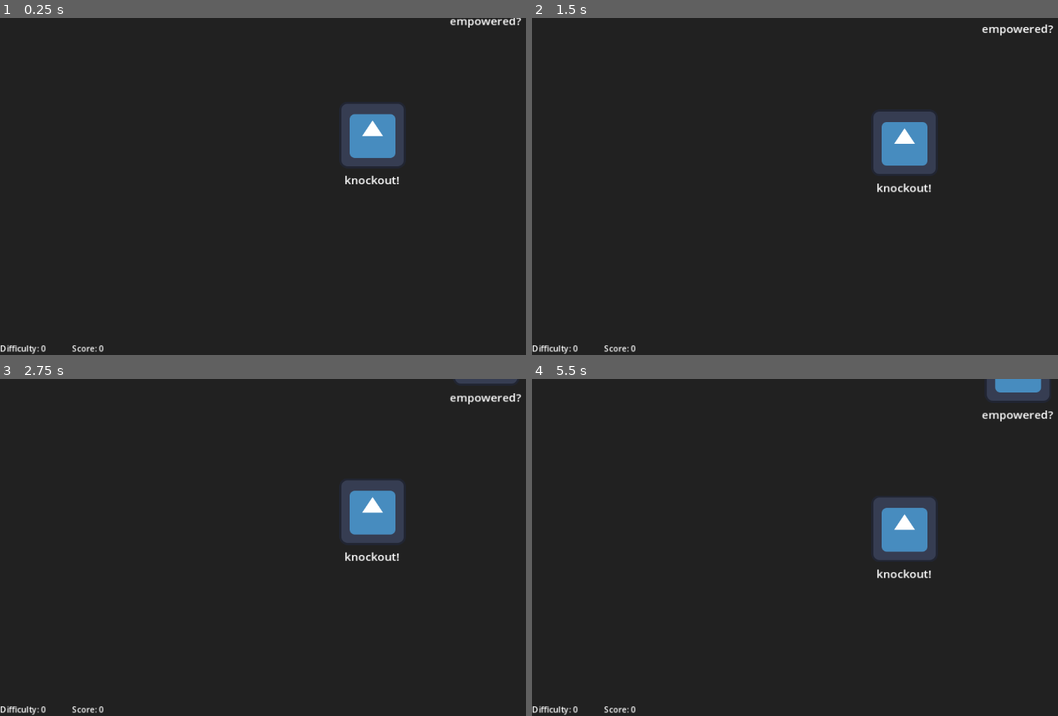
Above: before the commit, frames 1-4 (two rows, left to right).
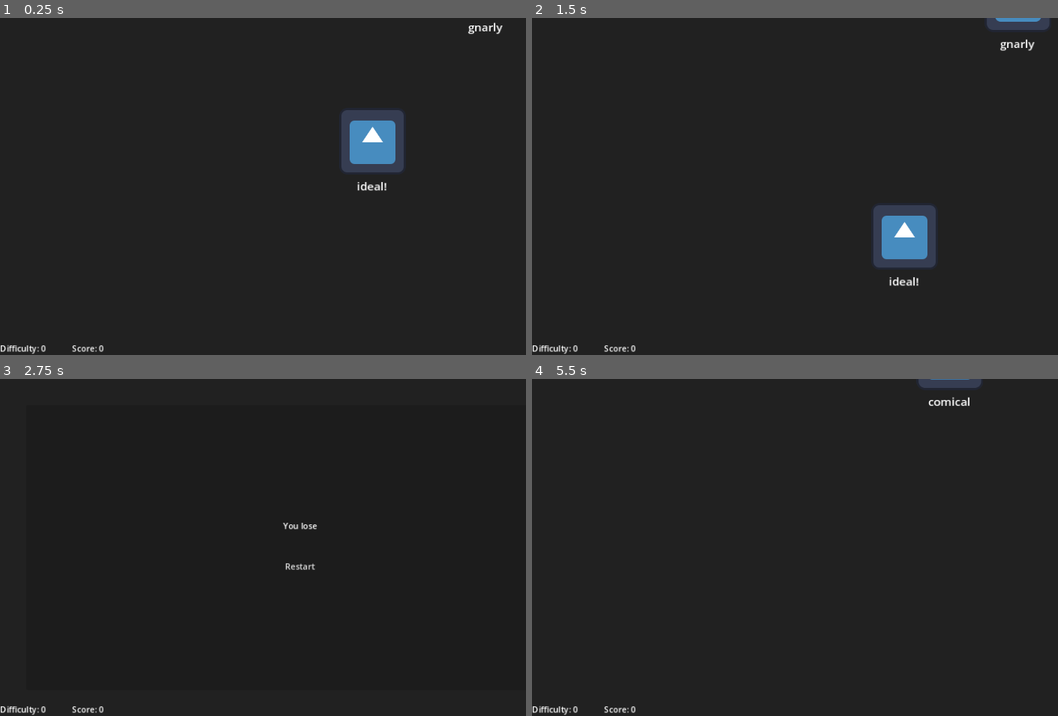
Above: after the commit, the same moments.

Repository: cx-yang/AcerolaJam-XavierYang
Game: Godot game, scene res://main/main.tscn
Two runs of this game, one before a commit and one after it. Both use one fixed random seed, a clock stepped at 60 frames per second and the inputs below. The engine's default icon, where the game draws it, is replaced by a stand-in: a white triangle on a blue panel in a dark square.
Inputs (mouse positions are in pixels of both pictures, inside the frame that each line leads up to):
- Up to frame 1 (0.25 s): no input
- Up to frame 2 (1.5 s): tap Enter at 0.5 s
- Up to frame 3 (2.75 s): no input
- Up to frame 4 (5.5 s): click (831, 567) at 2.75 s, where only the run after the commit has a clickable "Restart"

The runs differ from the first frame. In frame 1, 1.4% of the frame differs, in the area x 64-100%, y 0-52%; in frame 2, 5.2%, in the area x 64-100%, y 0-80%; in frame 3, 2.8%; in frame 4, 3.7%.

Commit message:
light refactoring. Enemies have a small burst of speed to get onto screen.

Diff:
--- a/Prompt_List.gd
+++ b/Prompt_List.gd
@@ -37,7 +37,11 @@
 	"?"
 ]
 
-func get_prompt() -> String:
+var dialogue1 =[
+	"help me"
+]
+
+func get_happy_prompt() -> String:
 	var word_index = randi() % happy_words.size()
 	var special_index = randi() % special_characters.size()
 
--- /dev/null
+++ b/enemy/easy_happy_enemy.tscn
@@ -0,0 +1,6 @@
+[gd_scene load_steps=2 format=3 uid="uid://b52265vmjdaw4"]
+
+[ext_resource type="PackedScene" uid="uid://dm5te3i0gg2l3" path="res://enemy/enemy_base.tscn" id="1_n8atr"]
+
+[node name="EasyHappyEnemy" instance=ExtResource("1_n8atr")]
+speed = 0.2
--- a/enemy/enemy_base.gd
+++ b/enemy/enemy_base.gd
@@ -4,19 +4,26 @@
 @export var green = Color("#639765")
 @export var red = Color("#a65455")
 
+
 @export var speed: float = 0.2
 
 @onready var prompt = $prompt
 @onready var prompt_text = prompt.text
 
+@onready var action_timer = $ActionTimer
+
+var initial_speed: float = 1
+var is_on_screen: bool = false
+
 func _ready():
-	prompt_text = PromptList.get_prompt()
-	prompt.parse_bbcode(set_center_tags(prompt_text))
-
 	SignalManager.difficulty_increased.connect(handle_difficulty_increase)
+	set_happy_prompt()
 
 func _physics_process(delta: float) -> void:
-	global_position.y += speed
+	if !is_on_screen:
+		global_position.y += initial_speed
+	else:
+		global_position.y += speed
 
 func get_prompt() -> String:
 	return prompt_text
@@ -47,3 +54,11 @@
 func handle_difficulty_increase(difficulty: int) -> void:
 	var new_speed = speed + (0.125 * difficulty)
 	speed = clamp(new_speed, speed, 3)
+
+func set_happy_prompt() -> void:
+	prompt_text = PromptList.get_happy_prompt()
+	prompt.parse_bbcode(set_center_tags(prompt_text))
+
+func _on_action_timer_timeout():
+	initial_speed = 0.2
+	is_on_screen = true
--- a/enemy/enemy_base.tscn
+++ b/enemy/enemy_base.tscn
@@ -12,6 +12,7 @@
 
 [node name="EnemyBase" type="CharacterBody2D"]
 script = ExtResource("1_o8la1")
+speed = 3.0
 
 [node name="Sprite2D" type="Sprite2D" parent="."]
 texture = ExtResource("1_qgtue")
@@ -33,3 +34,10 @@
 scroll_active = false
 tab_size = 3
 metadata/_edit_use_anchors_ = true
+
+[node name="ActionTimer" type="Timer" parent="."]
+wait_time = 0.6
+one_shot = true
+autostart = true
+
+[connection signal="timeout" from="ActionTimer" to="." method="_on_action_timer_timeout"]
--- a/main/main.gd
+++ b/main/main.gd
@@ -7,6 +7,7 @@
 @onready var difficulty_timer = $DifficultyTimer
 
 @onready var game_over_screen = $MenuUI/GOMC
+@onready var menu_ui = $MenuUI
 
 var active_enemy: CharacterBody2D = null
 var current_letter_index: int = -1
@@ -16,6 +17,7 @@
 var score: int = 0
 
 var enemy = preload("res://enemy/enemy_base.tscn")
+var easy_happy_enemy = preload("res://enemy/easy_happy_enemy.tscn")
 
 func _ready() -> void:
 	SignalManager.start_game.connect(start_game)
@@ -66,7 +68,7 @@
 	spawn_enemy()
 
 func spawn_enemy() -> void:
-	var enemy_instance = enemy.instantiate()
+	var enemy_instance = easy_happy_enemy.instantiate()
 	var spawns = spawn_container.get_children()
 	var index = randi() % spawns.size()
 
@@ -76,6 +78,11 @@
 
 
 func _on_difficulty_timer_timeout():
+	if difficulty >= 20:
+		difficulty_timer.stop()
+		difficulty = 20
+		return
+
 	difficulty += 1
 	SignalManager.difficulty_increased.emit(difficulty)
 	SignalManager.current_difficulty.emit(difficulty)
@@ -101,3 +108,8 @@
 
 	for enemy in enemy_container.get_children():
 		enemy.queue_free()
+
+
+func _on_area_2d_body_entered(body):
+	game_over()
+	menu_ui.game_over()
--- a/main/main.tscn
+++ b/main/main.tscn
@@ -1,9 +1,12 @@
-[gd_scene load_steps=5 format=3 uid="uid://dt7nflcejhhkc"]
+[gd_scene load_steps=6 format=3 uid="uid://dt7nflcejhhkc"]
 
 [ext_resource type="Script" path="res://main/main.gd" id="1_h8aja"]
 [ext_resource type="PackedScene" uid="uid://cpqk5m62jc80x" path="res://enemy/enemy_container.tscn" id="2_0h28o"]
 [ext_resource type="PackedScene" uid="uid://dm5te3i0gg2l3" path="res://enemy/enemy_base.tscn" id="2_goikc"]
 [ext_resource type="PackedScene" uid="uid://bns64xsow8lv7" path="res://ui/menu_ui.tscn" id="4_6wlta"]
+
+[sub_resource type="RectangleShape2D" id="RectangleShape2D_lhyef"]
+size = Vector2(1184, 20)
 
 [node name="Main" type="Node2D"]
 script = ExtResource("1_h8aja")
@@ -45,14 +48,25 @@
 
 [node name="EnemyBase" parent="EnemyContainer" instance=ExtResource("2_goikc")]
 position = Vector2(715, 222)
+blue = Color(0.27451, 0.509804, 0.705882, 1)
+green = Color(0.388235, 0.592157, 0.396078, 1)
+red = Color(0.65098, 0.329412, 0.333333, 1)
 
 [node name="SpawnTimer" type="Timer" parent="."]
-wait_time = 5.0
+wait_time = 4.0
 
 [node name="DifficultyTimer" type="Timer" parent="."]
 wait_time = 10.0
 
 [node name="MenuUI" parent="." instance=ExtResource("4_6wlta")]
 
+[node name="Area2D" type="Area2D" parent="."]
+position = Vector2(-3, 699)
+
+[node name="CollisionShape2D" type="CollisionShape2D" parent="Area2D"]
+position = Vector2(582, 0)
+shape = SubResource("RectangleShape2D_lhyef")
+
 [connection signal="timeout" from="SpawnTimer" to="." method="_on_spawn_timer_timeout"]
 [connection signal="timeout" from="DifficultyTimer" to="." method="_on_difficulty_timer_timeout"]
+[connection signal="body_entered" from="Area2D" to="." method="_on_area_2d_body_entered"]
